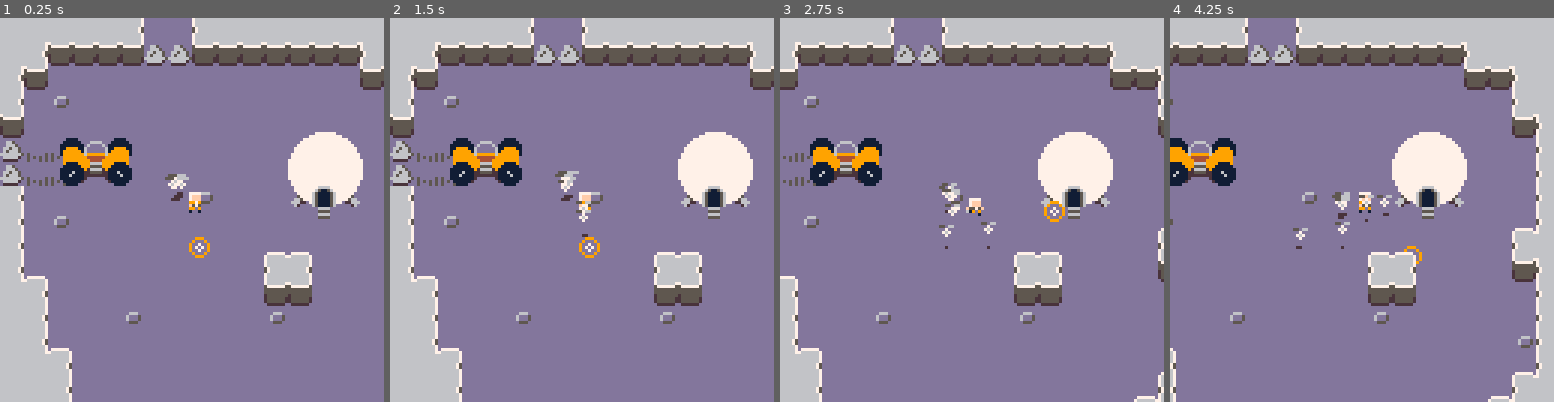
Above: before the commit, frames 1-4 (left to right).
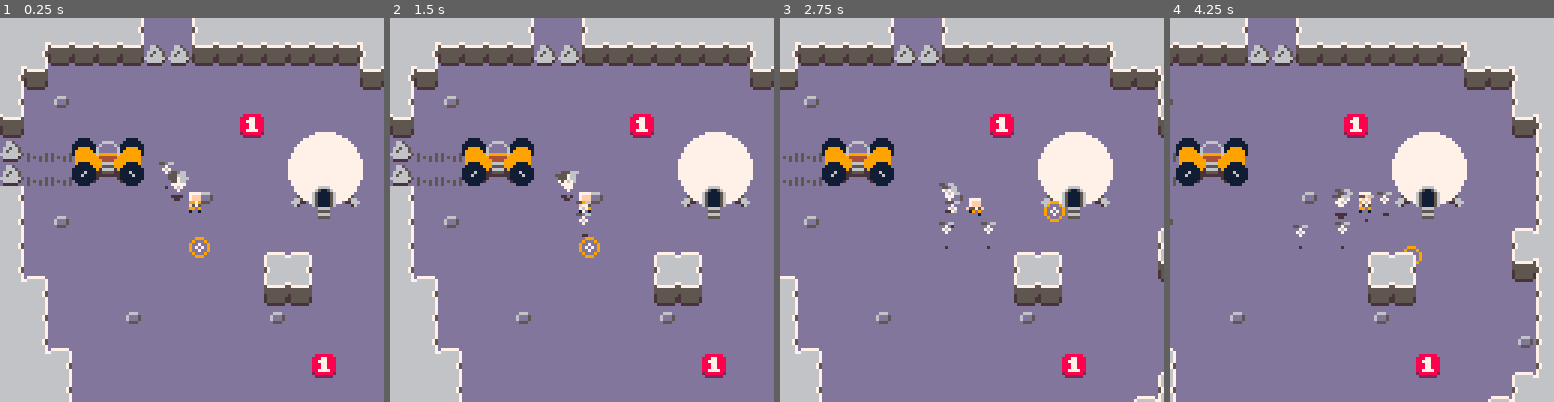
Above: after the commit, the same moments.

Repository: kevinthompson/moonbreak-p8
Game: PICO-8 cartridge moonbreak.p8
Two runs of this game, one before a commit and one after it. Both use one fixed random seed, a clock stepped at 60 frames per second and the inputs below.
Inputs:
- Up to frame 1 (0.25 s): no input
- Up to frame 2 (1.5 s): tap X (X key) at 0.33, 1.07 s; tap O (Z key) at 0.7 s
- Up to frame 3 (2.75 s): hold Right 1.6-2.1 s; tap O (Z key) at 1.7, 2.1, 2.5 s; tap X (X key) at 1.85 s; hold Up 2.15-2.42 s; hold Right from 2.47 s (still down)
- Up to frame 4 (4.25 s): tap O (Z key) every 0.4 s from 2.9 to 4.1 s; tap X (X key) at 2.97, 4.08 s; release Right at 3.03 s; hold Left 3.08-3.58 s; hold Down 3.63-3.97 s; hold Right from 4.02 s (still down)

The runs differ from the first frame. In frame 1, 2.8% of the frame differs, in the area x 15-88%, y 25-94%; in frame 2, 2.8%; in frame 3, 2.9%, in the area x 7-80%, y 25-94%; in frame 4, 2.8%.

Commit message:
feat: re-implement objective attacking

Diff:
--- a/moonbreak.p8
+++ b/moonbreak.p8
@@ -33,22 +33,22 @@
 -- main
 #include scripts/main.lua
 __gfx__
-00000000000000005557777088800330033333005506600000000000000000000011110000000000000000000000000000000000000000000000000000000000
-00000000000000000006000028200b5033b9b9300070000006666600000000000111111000666600000000000000000000000000000000000000000000000000
-0070700000000000007770000200000036333b30076700006b111160000000001111111106000060000000000000000000000000000000000000000000000000
-0007000000000000077677000000000033bb3b300070000061111160000000001199991160000006000000000000000000000000000000000000000000000000
-00707000000000000766670006660000363355300000000061111160000000001999999160000006000000000000000000000000000000000000000000000000
-00000000000000000776770061170000333b55b00000000061111160050000051999999969999996000000000000000000000000000000000000000000000000
-00000000000000000077700061110000033bbb000000000066555660050505050999999994444449000000000000000000000000000000000000000000000000
-00000000000000000000000000000000000000000000000066666660050005050999999999444499000000000000000000000000000000000000000000000000
-00000000000000000000000000000000000000000000000077666677000000000911119999666699000000000000000000000000000000000000000000000000
-00777700007777000000000000000000000000000000000076511567000000000111111999555599000000000000000000000000000000000000000000000000
-007fff00007fff00007777000000000000000000000000006511115600000000111111119e6666e9000000000000000000000000000000000000000000000000
-007fff00007fff00007fff00000000000000000000000000651111560000000011116111ee5555ee000000000000000000000000000000000000000000000000
-0099790000997900007fff00000000000000000000000000651111560000000011161111eeeeeeee000000000000000000000000000000000000000000000000
-00f57500005f75000f5575f0000000000000000000000000651111560000000011111111e000000e000000000000000000000000000000000000000000000000
-00990900009901000019090000000000000000000000000065111156000000000111111e00000000000000000000000000000000000000000000000000000000
-00100100001000000000010000000000000000000000000000666600000000000011110000000000000000000000000000000000000000000000000000000000
+00000000000000005557777088800330033333005506600000000000000000000011110000000000001111000000000000000000000000000000000000000000
+00000000000000000006000028200b5033b9b9300070000006666600000000000111111000666600011111100000000000000000000000000000000000000000
+0070700000000000007770000200000036333b30076700006b111160000000001111111106000060111111110000000000000000000000000000000000000000
+0007000000000000077677000000000033bb3b300070000061111160000000001199991160000006119999110000000000000000000000000000000000000000
+00707000000000000766670006660000363355300000000061111160000000001999999160000006199999910000000000000000000000000000000000000000
+00000000000000000776770061170000333b55b00000000061111160050000051999999969999996999999910000000000000000000000000000000000000000
+00000000000000000077700061110000033bbb000000000066555660050505050999999994444449999999900000000000000000000000000000000000000000
+00000000000000000000000000000000000000000000000066666660050005050999999999444499999999900000000000000000000000000000000000000000
+00000000000000000000000008888880000000000000000077666677000000000911119999666699991111900000000000000000000000000000000000000000
+00777700007777000000000088877888000000000000000076511567000000000111111999555599911111100000000000000000000000000000000000000000
+007fff00007fff00007777008877788800000000000000006511115600000000111111119e6666e9111111110000000000000000000000000000000000000000
+007fff00007fff00007fff00888778880000000000000000651111560000000011116111ee5555ee111611110000000000000000000000000000000000000000
+0099790000997900007fff00888778880000000000000000651111560000000011161111eeeeeeee111161110000000000000000000000000000000000000000
+00f57500005f75000f5575f0887777880000000000000000651111560000000011111111e000000e111111110000000000000000000000000000000000000000
+00990900009901000019090028888882000000000000000065111156000000000111111e00000000e11111100000000000000000000000000000000000000000
+00100100001000000000010002222220000000000000000000666600000000000011110000000000001111000000000000000000000000000000000000000000
 00000000000000000000000000000000000000000000000000555500000000000000000000000000000000000000000000000000000000000000000000000000
 00000000000000000000000000000000000000000000000000666600000000000000000000000000000000000000000000000000000000000000000000000000
 00000000000000000000000000000000000000000000000000555500000000000000000000000000000000000000000000000000000000000000000000000000
@@ -82,16 +82,16 @@
 76666666666666670777777000000000000000000000000000000000000000000000000000000000000000000000000000000000000000000000000000000000
 76666666666666677666666700000000000000000000000000000000000000000000000000000000000000000000000000000000000000000000000000000000
 __gff__
-0000000000000000000000000000000000000000000000000000000000000000000000000000000000000000000000000000000000000000000000000000000000018101000000000000000000000000818180000000000000000000000000000000000000000000000000000000000000000000000000000000000000000000
+0000000000000000808080000000000000000000000000000101010000000000000000000000000000000000000000000000000000000000000000000000000000018101000000000000000000000000818180000000000000000000000000000000000000000000000000000000000000000000000000000000000000000000
 0000000000000000000000000000000000000000000000000000000000000000000000000000000000000000000000000000000000000000000000000000000000000000000000000000000000000000000000000000000000000000000000000000000000000000000000000000000000000000000000000000000000000000
 __map__
 4242424242510000504242424242424242424242424242424242000000000000000000000000000000000000000000000000000000000000000000000000000000000000000000000000000000000000000000000000000000000000000000000000000000000000000000000000000000000000000000000000000000000000
 4251414141414343414141414141415042424242424242424242000000000000000000000000000000000000000000000000000000000000000000000000000000000000000000000000000000000000000000000000000000000000000000000000000000000000000000000000000000000000000000000000000000000000
 5141000000000000000000000000004141504242424242424242000000000000000000000000000000000000000000000000000000000000000000000000000000000000000000000000000000000000000000000000000000000000000000000000000000000000000000000000000000000000000000000000000000000000
 5100400000000000000000000000000000504242424242424242000000000000000000000000000000000000000000000000000000000000000000000000000000000000000000000000000000000000000000000000000000000000000000000000000000000000000000000000000000000000000000000000000000000000
-4100010000000000000000000000000000415042424242424242000000000000000000000000000000000000000000000000000000000000000000000000000000000000000000000000000000000000000000000000000000000000000000000000000000000000000000000000000000000000000000000000000000000000
-4307070000000000000000000000000000005042424242424242000000000000000000000000000000000000000000000000000000000000000000000000000000000000000000000000000000000000000000000000000000000000000000000000000000000000000000000000000000000000000000000000000000000000
-4307070000000000000000000040000000005042424242424242000000000000000000000000000000000000000000000000000000000000000000000000000000000000000000000000000000000000000000000000000000000000000000000000000000000000000000000000000000000000000000000000000000000000
+4100010000000000000013000000000000415042424242424242000000000000000000000000000000000000000000000000000000000000000000000000000000000000000000000000000000000000000000000000000000000000000000000000000000000000000000000000000000000000000000000000000000000000
+43070708090a0000000000000000000000005042424242424242000000000000000000000000000000000000000000000000000000000000000000000000000000000000000000000000000000000000000000000000000000000000000000000000000000000000000000000000000000000000000000000000000000000000
+43070718191a0000000000000040000000005042424242424242000000000000000000000000000000000000000000000000000000000000000000000000000000000000000000000000000000000000000000000000000000000000000000000000000000000000000000000000000000000000000000000000000000000000
 5100000000000000400000000000000000005042424242424242000000000000000000000000000000000000000000000000000000000000000000000000000000000000000000000000000000000000000000000000000000000000000000000000000000000000000000000000000000000000000000000000000000000000
 5100400000000000000000000000000000525042424242424242000000000000000000000000000000000000000000000000000000000000000000000000000000000000000000000000000000000000000000000000000000000000000000000000000000000000000000000000000000000000000000000000000000000000
 5100000000000000000000525200000000504242424242424242000000000000000000000000000000000000000000000000000000000000000000000000000000000000000000000000000000000000000000000000000000000000000000000000000000000000000000000000000000000000000000000000000000000000
@@ -99,9 +99,9 @@
 4251000000000000000000414100000000005042424242424242000000000000000000000000000000000000000000000000000000000000000000000000000000000000000000000000000000000000000000000000000000000000000000000000000000000000000000000000000000000000000000000000000000000000
 4251000000400000000000400000000000005042424242424242000000000000000000000000000000000000000000000000000000000000000000000000000000000000000000000000000000000000000000000000000000000000000000000000000000000000000000000000000000000000000000000000000000000000
 4251520000000000000000000000000000405042424242424242000000000000000000000000000000000000000000000000000000000000000000000000000000000000000000000000000000000000000000000000000000000000000000000000000000000000000000000000000000000000000000000000000000000000
-4242510000000000000000000000000000525042424242424242000000000000000000000000000000000000000000000000000000000000000000000000000000000000000000000000000000000000000000000000000000000000000000000000000000000000000000000000000000000000000000000000000000000000
+4242510000000000000000000013000000525042424242424242000000000000000000000000000000000000000000000000000000000000000000000000000000000000000000000000000000000000000000000000000000000000000000000000000000000000000000000000000000000000000000000000000000000000
 4242510000000000000000000000000052504242424242424242000000000000000000000000000000000000000000000000000000000000000000000000000000000000000000000000000000000000000000000000000000000000000000000000000000000000000000000000000000000000000000000000000000000000
-4251410000000000000000005252525250424242424242424242000000000000000000000000000000000000000000000000000000000000000000000000000000000000000000000000000000000000000000000000000000000000000000000000000000000000000000000000000000000000000000000000000000000000
+4251410000000013000000005252525250424242424242424242000000000000000000000000000000000000000000000000000000000000000000000000000000000000000000000000000000000000000000000000000000000000000000000000000000000000000000000000000000000000000000000000000000000000
 4251525252000000000000525042424242424242424242424242000000000000000000000000000000000000000000000000000000000000000000000000000000000000000000000000000000000000000000000000000000000000000000000000000000000000000000000000000000000000000000000000000000000000
 4242424251525252525252504242424242424242424242424242000000000000000000000000000000000000000000000000000000000000000000000000000000000000000000000000000000000000000000000000000000000000000000000000000000000000000000000000000000000000000000000000000000000000
 4242424242424242424242424242424242424242424242424242000000000000000000000000000000000000000000000000000000000000000000000000000000000000000000000000000000000000000000000000000000000000000000000000000000000000000000000000000000000000000000000000000000000000
--- a/scripts/entities/bot.lua
+++ b/scripts/entities/bot.lua
@@ -8,8 +8,11 @@
   speed = .25,
 
   state = "follow",
+
+  target_radius = 8,
   attack_timer = 0,
   attack_speed = 60,
+
   elevation = 4,
   ox = 0,
   oy = 0,
@@ -18,7 +21,6 @@
 
   init = function(_ENV)
     entity.init(_ENV)
-    target_offset = { x = rnd(8), y = rnd(8) }
     time_offset = rnd()
   end,
 
@@ -66,10 +68,26 @@
       animation_frame = min(animation_frame + 1, animation_frames)
 
       if animation_frame == animation_frames then
-        state = "idle"
+        state = "targeting"
       end
+    end,
+
+    targeting = function(_ENV)
       -- find target
-      -- attack target or return to player
+      for e in all(entity.objects) do
+
+        -- TODO: on screen check
+        -- TODO: check collision layers
+        -- TODO: move to entity class
+        if e.type == objective
+        and ccol({ x=x, y=y, r=target_radius }, e) then
+          target = e
+          state = "attack"
+        end
+      end
+
+      -- carry or attack target
+      -- else go idle
     end,
 
     attack = function(_ENV)
--- a/scripts/entities/objective.lua
+++ b/scripts/entities/objective.lua
@@ -2,9 +2,6 @@
   x = 64,
   y = 64,
   r = 4,
-
-  name = "none",
-  type = "objective",
 
   health = 5,
   energy_count = 5,
@@ -18,7 +15,7 @@
 
   draw = function(_ENV)
     if (flash_timer > 0) pal({7,7,7,7,7,7,7,7,7,7,7,7,7,7,7,7},0)
-    circfill(x,y,r,4)
+    spr(19,x,y)
     if (flash_timer > 0) pal(0)
   end,
 
@@ -32,8 +29,12 @@
     if health <= 0 then
       entity.destroy(_ENV)
 
-      for i=1,energy_count do
-        create_energy(x,y,rnd())
+      for i=1, energy_count do
+        energy:new({
+          x = x,
+          y = y,
+          a = rnd()
+        })
       end
     end
   end
--- a/scripts/entities/terminal.lua
+++ b/scripts/entities/terminal.lua
@@ -1,6 +1,5 @@
 terminal = entity:extend({
   r = 4,
-  type = "terminal",
   sounds = {2,3,4,5,6},
 
   draw = function(_ENV)
--- a/scripts/scenes/game.lua
+++ b/scripts/scenes/game.lua
@@ -5,6 +5,16 @@
     for mx=0,128 do
       for my=0,64 do
         local tile = mget(mx,my)
+
+        if tile == 19 then
+          objective:new({
+            x = mx * 8,
+            y = my * 8
+          })
+
+          mset(mx,my,0)
+        end
+
         if fget(tile,flags.foreground) then
           add(foreground,{tile,mx*8,my*8})
         end
@@ -22,7 +32,7 @@
     end
 
     -- interactive elements
-    rover:new({ x = 32, y = 55 })
+    -- rover:new({ x = 32, y = 55 })
     pod:new({ x = 108, y = 63, door = true })
   end,
 
--- a/scripts/utilities/class.lua
+++ b/scripts/utilities/class.lua
@@ -1,7 +1,7 @@
 class=setmetatable({
 	new=function(_ENV,tbl)
 		tbl=tbl or {}
-		setmetatable(tbl or {},_ENV)
+		setmetatable(tbl,_ENV)
     tbl.type = _ENV
     tbl:init()
 		return tbl
Not shown, changed: sprites.png
